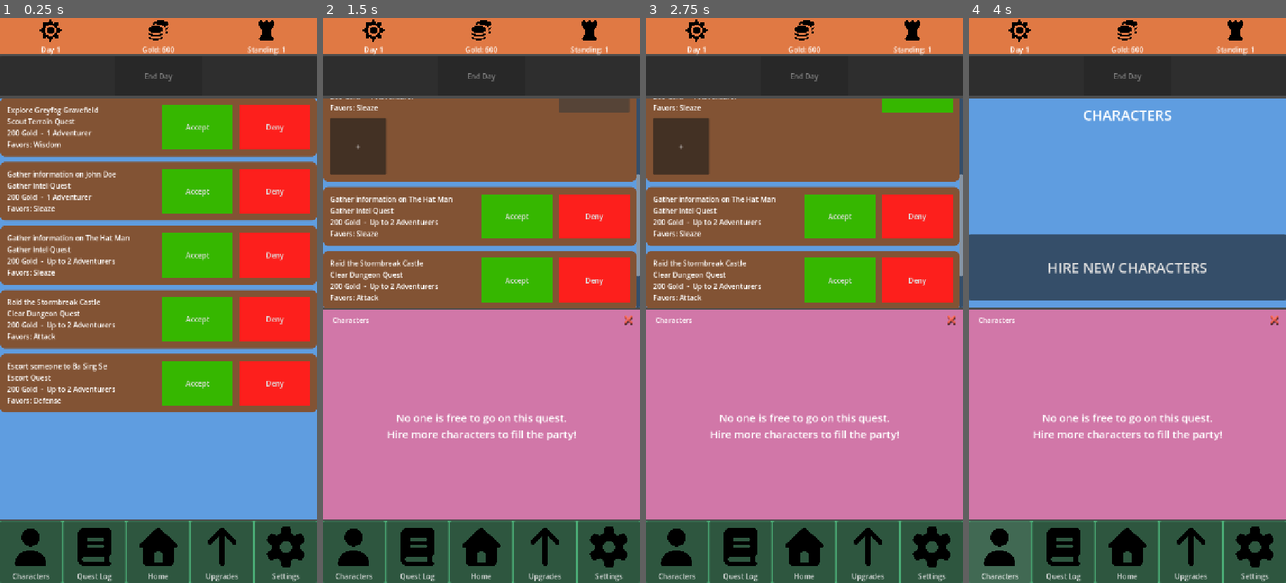
Above: before the commit, frames 1-4 (left to right).
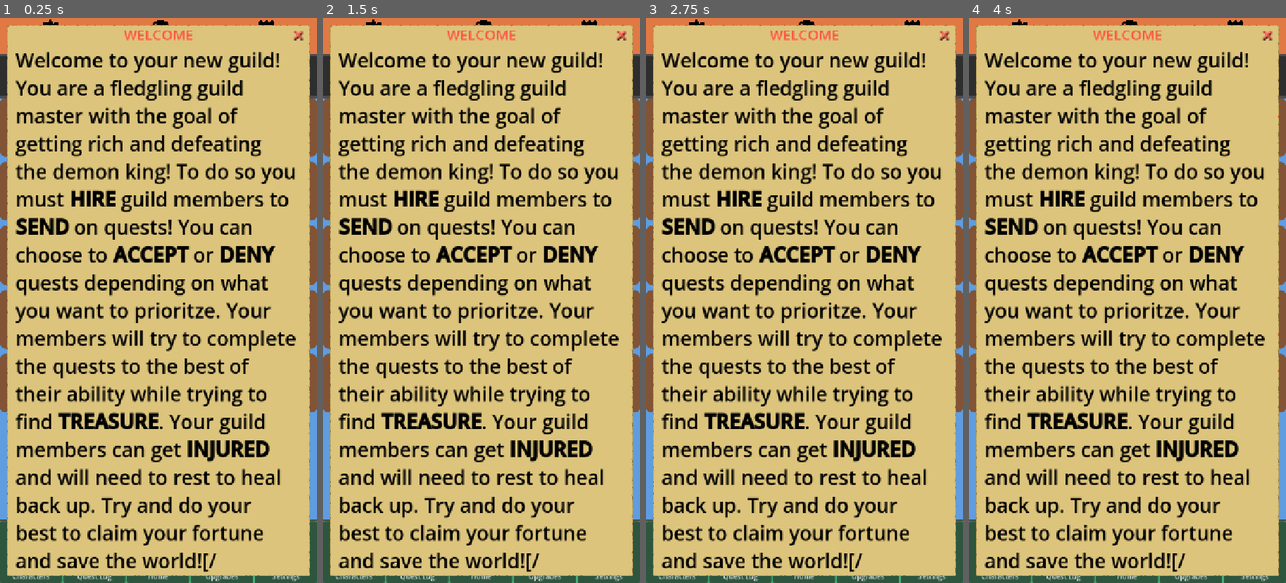
Above: after the commit, the same moments.

Repository: ActuallySanta/Fantasy-Guild-Manager
Game: Godot game, scene res://Scenes/UI/home_ui_prototype.tscn
Same seed, same stepped clock (60 frames per second), same inputs: the game is played once before the commit and once after it. The engine's default icon, where the game draws it, is replaced by a stand-in: a white triangle on a blue panel in a dark square.
Inputs (mouse positions are in pixels of both pictures, inside the frame that each line leads up to):
- Up to frame 1 (0.25 s): no input
- Up to frame 2 (1.5 s): click "Accept" at 0.5 s; click "Accept" at 1.25 s
- Up to frame 3 (2.75 s): click (680, 18) at 2 s, where only the run before the commit has a clickable "+"
- Up to frame 4 (4 s): click "Deny" at 2.75 s; click "Characters" at 3.5 s

The runs differ from the first frame. In frame 1, 92% of the frame differs, in the area x 2-98%, y 1-99%; in frame 2, 95%; in frame 3, 95%; in frame 4, 96%, in the area x 0-100%, y 1-99%.

Commit message:
tutorial fix

Diff:
--- a/Scenes/UI/home_ui_prototype.tscn
+++ b/Scenes/UI/home_ui_prototype.tscn
@@ -257,7 +257,6 @@
 expand_icon = true
 
 [node name="Intro Blurb" parent="MarginContainer" unique_id=2008083606 instance=ExtResource("7_jcj1f")]
-visible = false
 layout_mode = 2
 
 [node name="Banner Title" parent="MarginContainer/Intro Blurb/Background/VBoxContainer" parent_id_path=PackedInt32Array(2008083606, 1861553414) index="0" unique_id=1148823556]
--- a/Scripts/Quest Creator/quest_Manager.gd
+++ b/Scripts/Quest Creator/quest_Manager.gd
@@ -11,7 +11,7 @@
 	get:
 		return testQuestNumber
 
-@onready var rich_text = $"../LogContents"
+#@onready var rich_text = $"../LogContents"
 
 # Called when the node enters the scene tree for the first time.
 func _ready() -> void:
@@ -56,8 +56,8 @@
 
 	print(questResults, "\n")
 
-	if rich_text != null :
-		rich_text.changeText(acceptedQuestResults)
+	#if rich_text != null :
+		#rich_text.changeText(acceptedQuestResults)
 
 	pass
 
